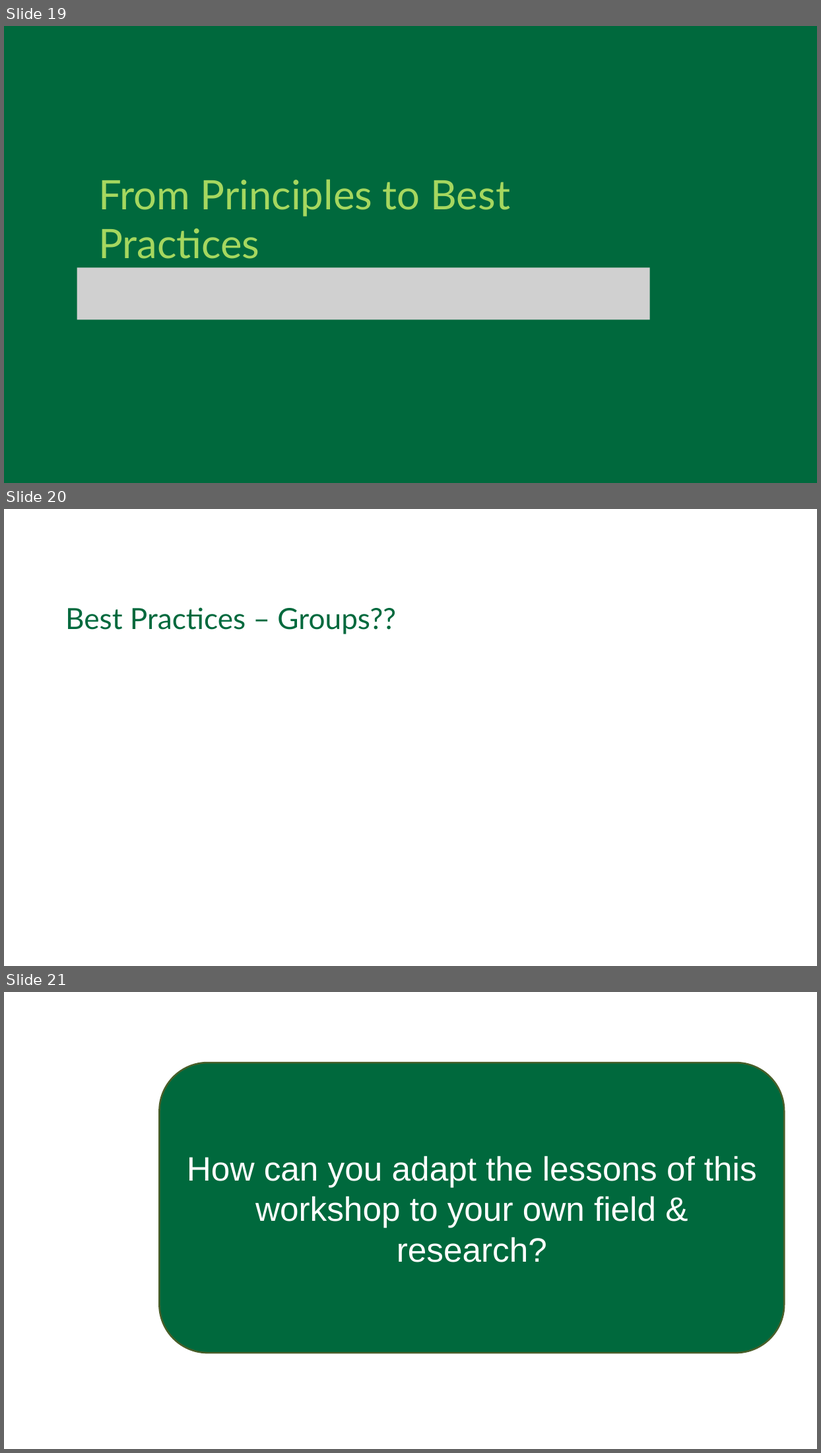
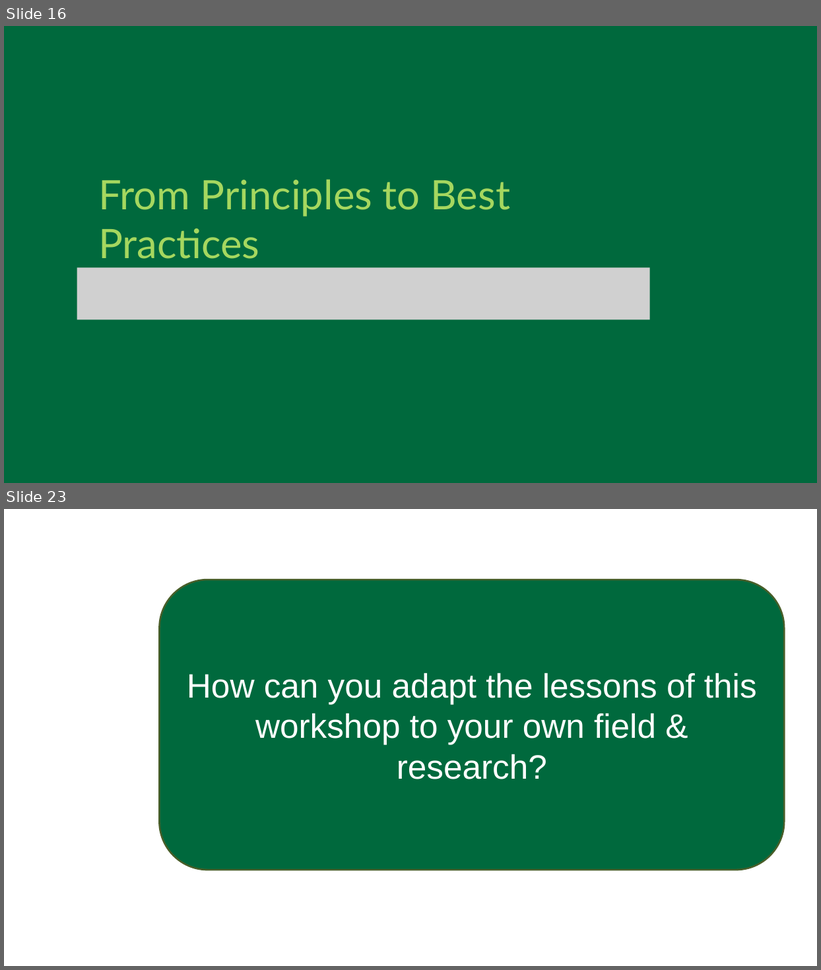
Before and after one commit to Dartmouth-Libraries/r_research-fundamentals_ws, a slide deck: slides/04a_Computation-Research_Best-Practices.pptx. Shown one above the other, each under a label of ours: slides 19, 20 and 21 before the commit, slides 16 and 23 after it; the slides between them are not shown. The pictures are 821x1453 and 821x970 pixels, drawn with LibreOffice and Linux fonts; fonts in the diff are those of the drawing; grey boxes stand for pictures; background and template pictures are left out. Boxes give left, top, right and bottom in pixels: in the first picture for what was removed or moved away, otherwise in the second. Text is boxed around its words. In the diff, an @@ line names an element or a change of style, - is before the commit and + after.

```diff
--- a/slides/04a_Computation-Research_Best-Practices.pptx
+++ b/slides/04a_Computation-Research_Best-Practices.pptx
@@ slide 20 removed at [4, 509, 817, 966], background #FFFFFF @@
@@ text removed at [65, 607, 396, 634] @@
-Best Practices – Groups??
@@ what was slide 19 is now slide 16 @@
@@ what was slide 21 is now slide 23 @@
```
Also in this commit, not shown: 3 slides changed, 7 slides added, 4 other slides removed.
